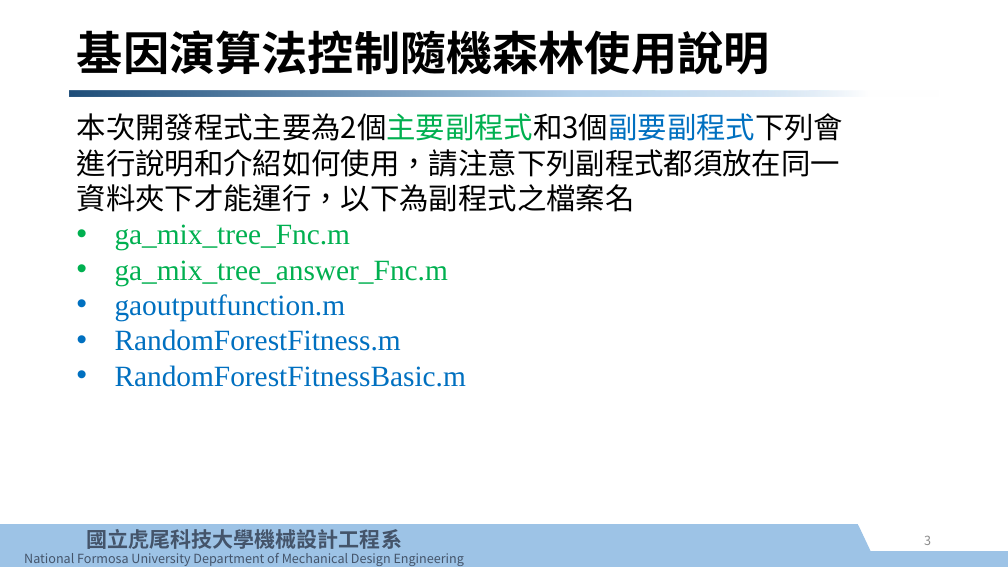
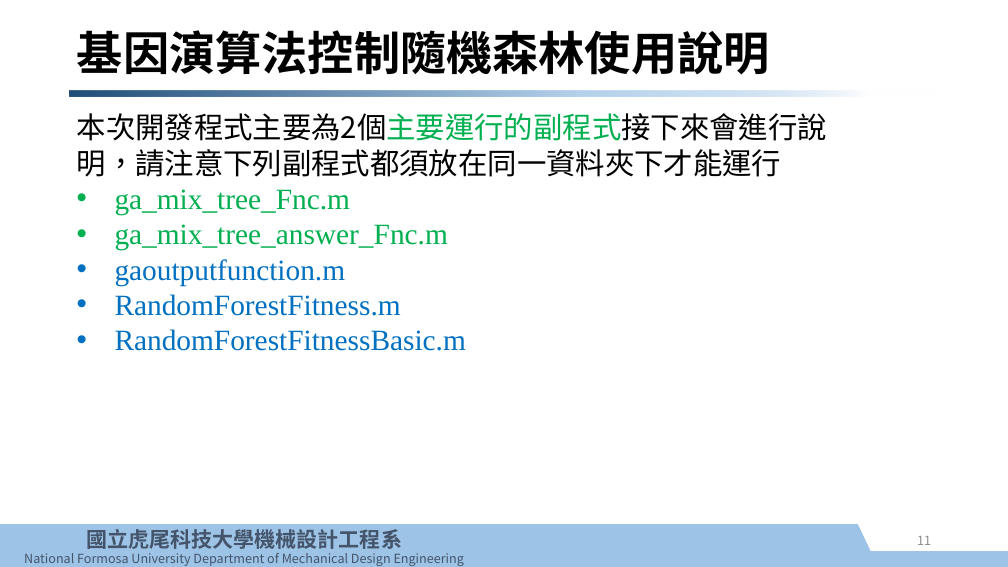
Before and after one commit to e970230/test, a slide deck: slide 11 of GA_RF/基因演算法控制隨機森林使用說明.pptx (slide 3 before the commit). Drawn at 1008x567 pixels with LibreOffice and Linux fonts; fonts in the diff are those of the drawing; background and template pictures are left out. Boxes give left, top, right and bottom in pixels: in the first picture for what was removed or moved away, otherwise in the second. Text is boxed around its words. In the diff, an @@ line names an element or a change of style, - is before the commit and + after.

```diff
--- a/GA_RF/基因演算法控制隨機森林使用說明.pptx
+++ b/GA_RF/基因演算法控制隨機森林使用說明.pptx
@@ text at (77, 113, 827, 177): text changed @@
-本次開發程式主要為2個主要副程式和3個副要副程式下列會進行說明和介紹如何使用，請注意下列副程式都須放在同一資料夾下才能運行，以下為副程式之檔案名
+本次開發程式主要為2個主要運行的副程式接下來會進行說明，請注意下列副程式都須放在同一資料夾下才能運行
@@ page number at (917, 536, 931, 545): text changed @@
-3
+11
```
Also in this commit, not shown: 6 other slides changed, 8 slides added, 4 slides removed.
